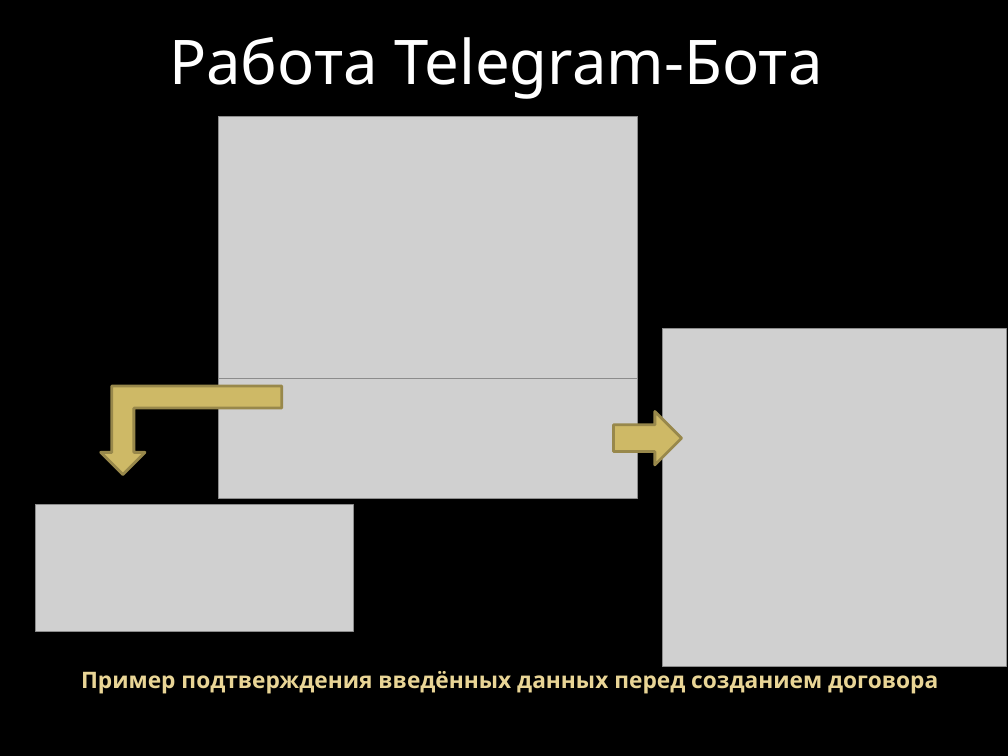
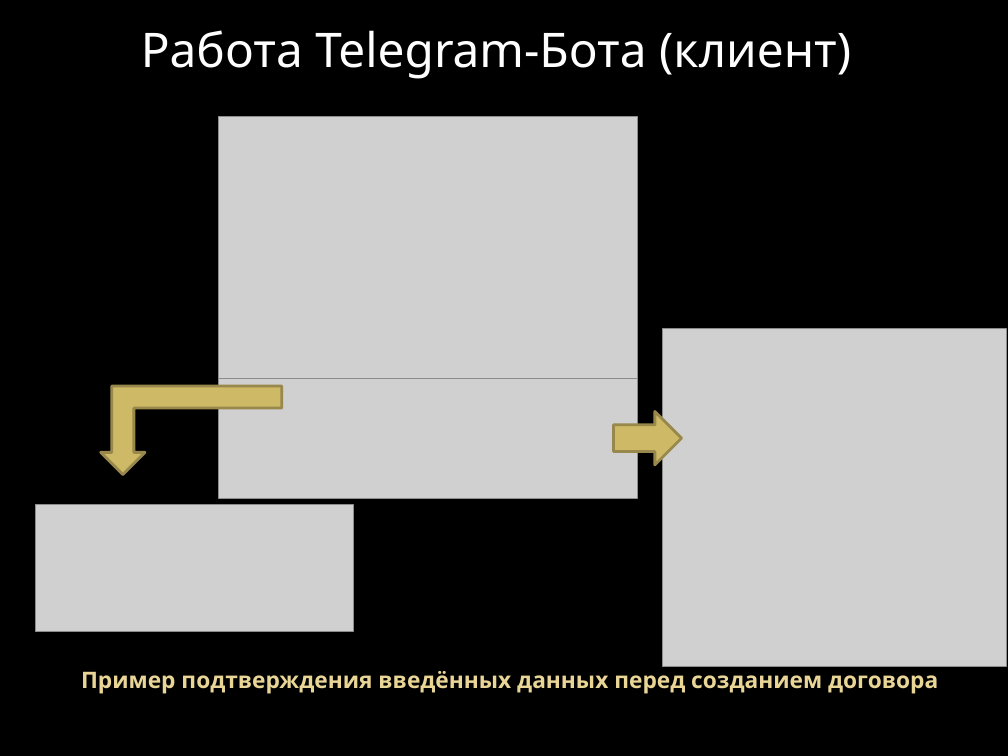
Before and after one commit to Ivan9005/autoexpert-bot, a slide deck: slide 9 of presentation/presentation_fixed.pptx. Drawn at 1008x756 pixels with LibreOffice and Linux fonts; fonts in the diff are those of the drawing; grey boxes stand for pictures; background and template pictures are left out. Boxes give left, top, right and bottom in pixels: in the first picture for what was removed or moved away, otherwise in the second. Text is boxed around its words. In the diff, an @@ line names an element or a change of style, - is before the commit and + after.

Commit message:
update presentation

```diff
--- a/presentation/presentation_fixed.pptx
+++ b/presentation/presentation_fixed.pptx
@@ text at (141, 30, 851, 79): text changed; size 44 to 34.1 pt @@
-Работа Telegram-Бота
+Работа Telegram-Бота (клиент)
```
Also in this commit, not shown: 2 other slides changed, 2 slides added, 1 other file.
